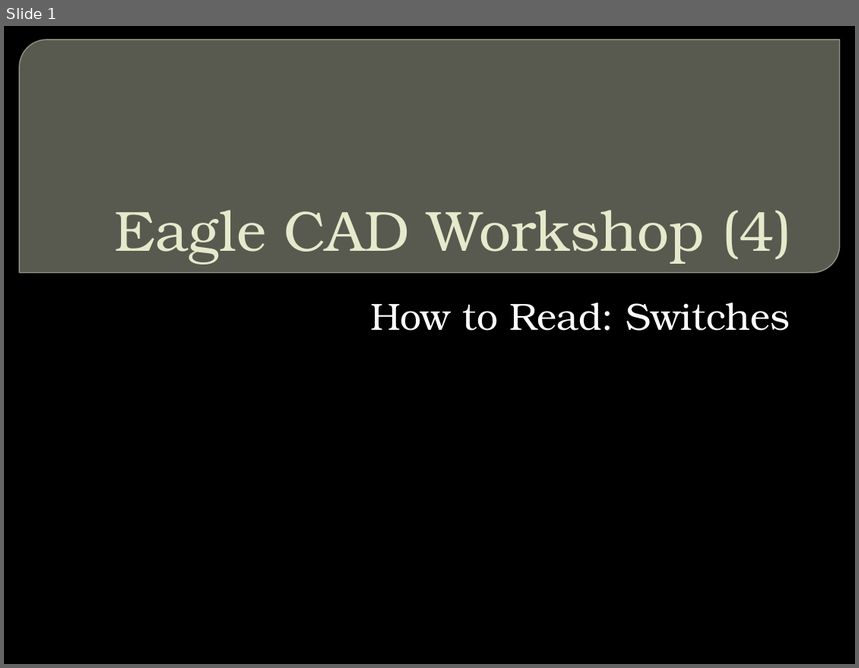
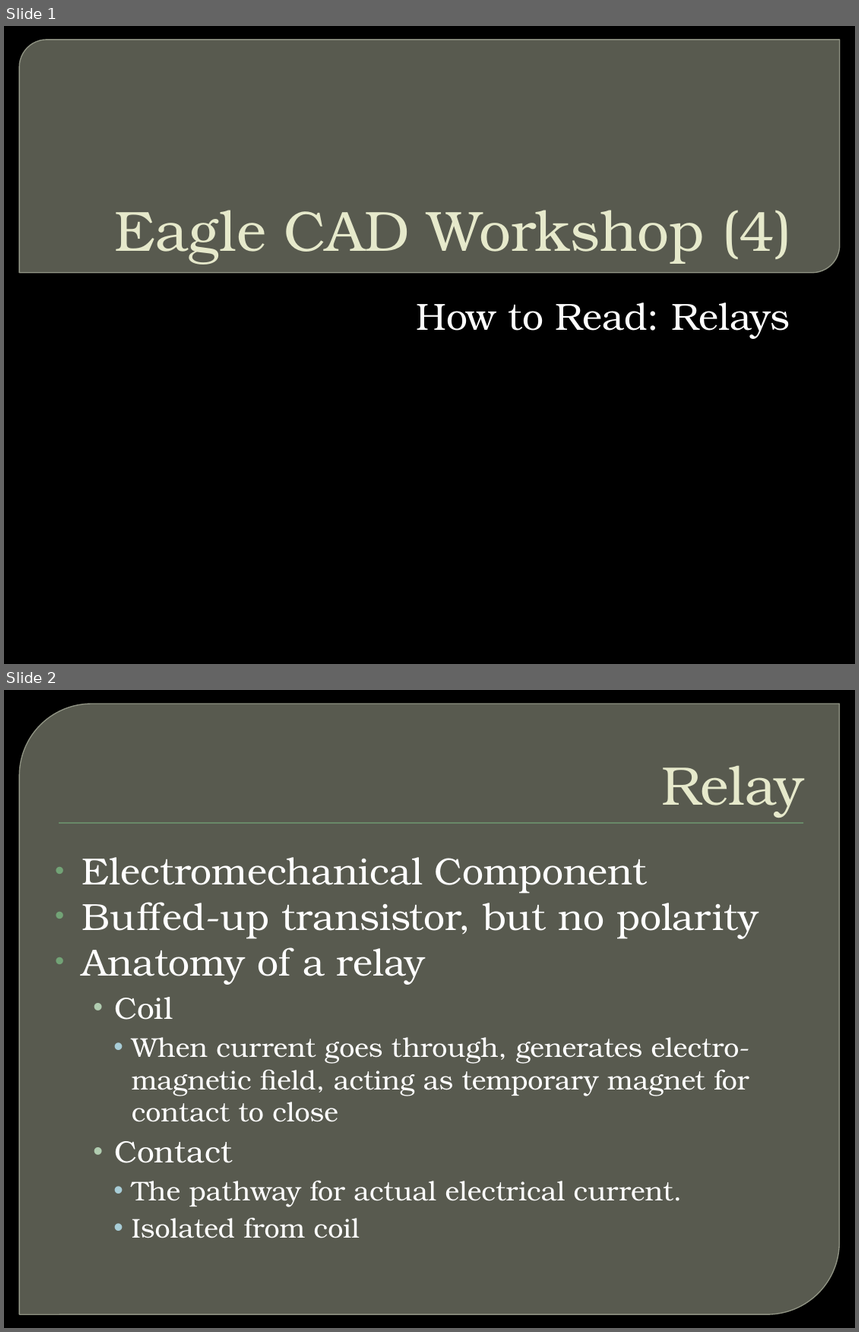
Before and after one commit to CSPon/Workshop_Materials, a slide deck: Workshop_Slides/Eagle CAD/Eagle CAD Workshop (4).pptx. Shown one above the other, each under a label of ours: slide 1 before the commit, slides 1 and 2 after it. The pictures are 859x668 and 859x1332 pixels, drawn with LibreOffice and Linux fonts; fonts in the diff are those of the drawing; background and template pictures are left out. Boxes give left, top, right and bottom in pixels: in the first picture for what was removed or moved away, otherwise in the second. Text is boxed around its words. In the diff, an @@ line names an element or a change of style, - is before the commit and + after.

```diff
--- a/Workshop_Slides/Eagle CAD/Eagle CAD Workshop (4).pptx
+++ b/Workshop_Slides/Eagle CAD/Eagle CAD Workshop (4).pptx
@@ slide 2 added at (4, 690, 855, 1328), background picture (left out) @@
@@ round diag rect added at (19, 704, 840, 1315), fill #888B7B at 65% opacity, outline #9DA090 0.87 pt @@
@@ title added at (662, 765, 804, 818), 46 pt, text #E7EACB @@
+Relay
@@ rectangle added at (59, 823, 804, 824), fill #72A376 @@
@@ text added at (82, 857, 759, 1239), 23 pt, text #FFFFFF @@
+• Electromechanical Component
+• Buffed-up transistor, but no polarity
+• Anatomy of a relay
+  • Coil
+    • When current goes through, generates electro-magnetic field, acting as temporary magnet for contact to close
+  • Contact
+    • The pathway for actual electrical current.
+    • Isolated from coil
@@ slide 1 changed as well @@
@@ subtitle at (416, 303, 790, 339): text changed @@
-How to Read: Switches
+How to Read: Relays
```
Also in this commit, not shown: 3 other slides added, 3 slides removed, 4 other files.
